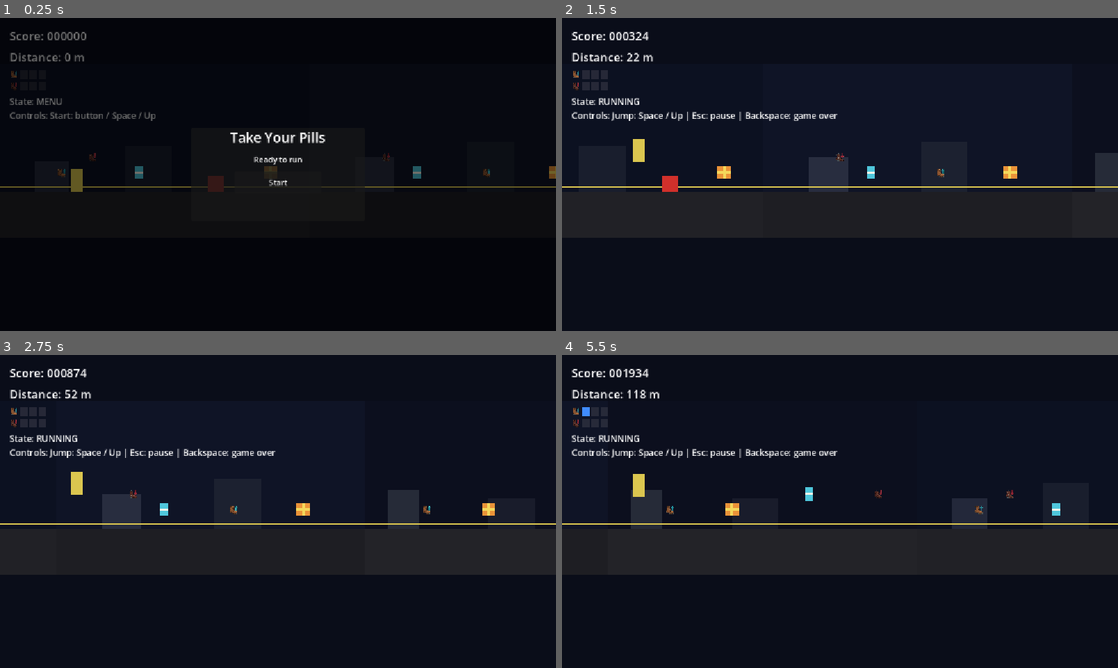
Above: before the commit, frames 1-4 (two rows, left to right).
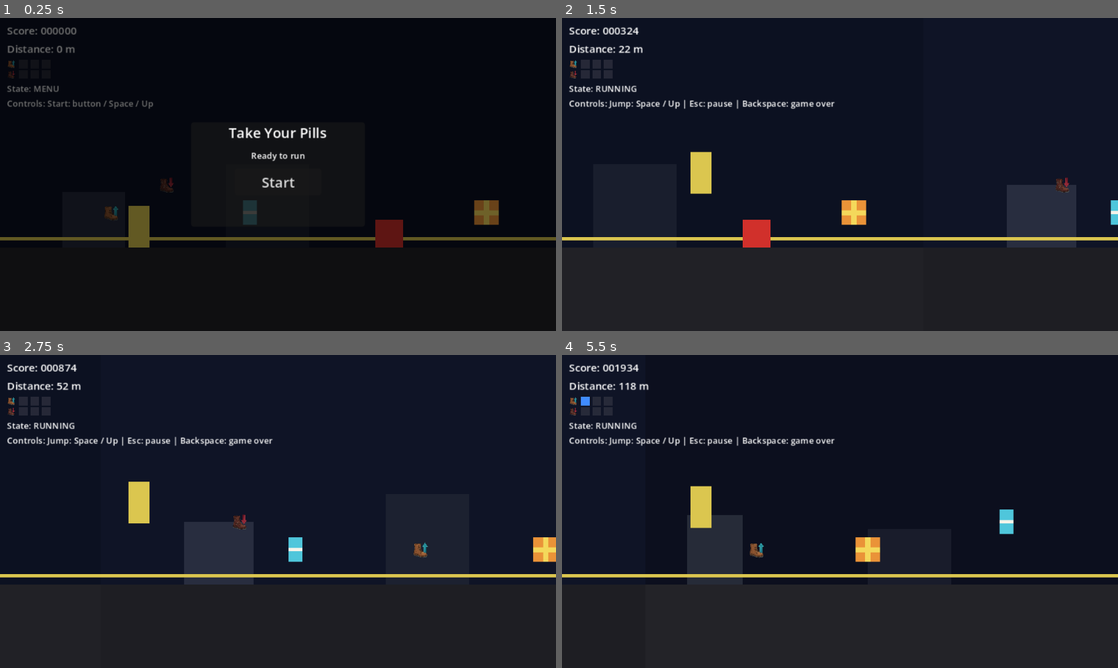
Above: after the commit, the same moments.

Repository: v-Kaefer/Take-Your-Pills
Game: Godot game, scene res://scenes/game/game.tscn
Same seed, same stepped clock (60 frames per second), same inputs: the game is played once before the commit and once after it.
Inputs:
- Up to frame 1 (0.25 s): no input
- Up to frame 2 (1.5 s): click "Start" at 0.5 s; hold Up from 1.28 s (still down)
- Up to frame 3 (2.75 s): keep holding Up; tap Space (player_jump) at 1.52, 2.27 s
- Up to frame 4 (5.5 s): release Up at 2.78 s; hold Up 3.53-5.03 s; tap Space (player_jump) at 3.77, 4.52, 5.27 s

The runs differ from the first frame. In frame 1, 5.7% of the frame differs, in the area x 0-100%, y 2-74%; in frame 2, 9.0%; in frame 3, 8.5%; in frame 4, 29%, in the area x 0-100%, y 2-100%.

Commit message:
fix screen, camera and full space usage (US-19)

Diff:
--- a/project.godot
+++ b/project.godot
@@ -16,7 +16,7 @@
 
 config/name="Take Your Pills"
 run/main_scene="res://scenes/game/game.tscn"
-config/features=PackedStringArray("4.6")
+config/features=PackedStringArray("4.7")
 
 [autoload]
 
@@ -24,7 +24,12 @@
 
 [display]
 
+window/size/viewport_width=640
+window/size/viewport_height=360
+window/size/window_width_override=1280
+window/size/window_height_override=720
 window/stretch/mode="canvas_items"
+window/stretch/aspect="expand"
 
 [rendering]
 
--- a/scenes/game/game.tscn
+++ b/scenes/game/game.tscn
@@ -26,7 +26,6 @@
 color = Color(0.04, 0.05, 0.1, 1)
 
 [node name="World" type="Node2D" parent="."]
-position = Vector2(0, 96)
 
 [node name="Player" parent="World" instance=ExtResource("2")]
 position = Vector2(160, 240)
--- a/scenes/game/hud.tscn
+++ b/scenes/game/hud.tscn
@@ -12,14 +12,14 @@
 anchor_bottom = 1.0
 grow_horizontal = 2
 grow_vertical = 2
-theme_override_constants/margin_left = 20
-theme_override_constants/margin_top = 20
-theme_override_constants/margin_right = 20
-theme_override_constants/margin_bottom = 20
+theme_override_constants/margin_left = 8
+theme_override_constants/margin_top = 6
+theme_override_constants/margin_right = 8
+theme_override_constants/margin_bottom = 6
 
 [node name="VBoxContainer" type="VBoxContainer" parent="MarginContainer"]
 layout_mode = 2
-theme_override_constants/separation = 10
+theme_override_constants/separation = 4
 
 [node name="BoostTimerLabel" type="Label" parent="."]
 anchors_preset = 0
@@ -27,30 +27,30 @@
 anchor_top = 0.0
 anchor_right = 1.0
 anchor_bottom = 0.0
-offset_left = -190.0
-offset_top = 18.0
-offset_right = -20.0
-offset_bottom = 40.0
+offset_left = -120.0
+offset_top = 6.0
+offset_right = -8.0
+offset_bottom = 22.0
 grow_horizontal = 0
 grow_vertical = 0
 horizontal_alignment = 2
-theme_override_font_sizes/font_size = 18
+theme_override_font_sizes/font_size = 10
 text = ""
 visible = false
 
 [node name="ScoreLabel" type="Label" parent="MarginContainer/VBoxContainer"]
 layout_mode = 2
-theme_override_font_sizes/font_size = 24
+theme_override_font_sizes/font_size = 12
 text = "Score: 000000"
 
 [node name="DistanceLabel" type="Label" parent="MarginContainer/VBoxContainer"]
 layout_mode = 2
-theme_override_font_sizes/font_size = 24
+theme_override_font_sizes/font_size = 12
 text = "Distance: 0 m"
 
 [node name="SpeedContainer" type="VBoxContainer" parent="MarginContainer/VBoxContainer"]
 layout_mode = 2
-theme_override_constants/separation = 6
+theme_override_constants/separation = 2
 
 [node name="SpeedUpContainer" type="HBoxContainer" parent="MarginContainer/VBoxContainer/SpeedContainer"]
 layout_mode = 2
@@ -63,7 +63,7 @@
 
 [node name="SpeedUpIcon" type="TextureRect" parent="MarginContainer/VBoxContainer/SpeedContainer/SpeedUpContainer"]
 layout_mode = 2
-custom_minimum_size = Vector2(18, 18)
+custom_minimum_size = Vector2(10, 10)
 expand_mode = 1
 stretch_mode = 5
 
@@ -73,17 +73,17 @@
 
 [node name="SpeedUpStripe0" type="ColorRect" parent="MarginContainer/VBoxContainer/SpeedContainer/SpeedUpContainer/SpeedUpStripes"]
 layout_mode = 2
-custom_minimum_size = Vector2(16, 6)
+custom_minimum_size = Vector2(10, 4)
 color = Color(0.25, 0.25, 0.3, 0.5)
 
 [node name="SpeedUpStripe1" type="ColorRect" parent="MarginContainer/VBoxContainer/SpeedContainer/SpeedUpContainer/SpeedUpStripes"]
 layout_mode = 2
-custom_minimum_size = Vector2(16, 6)
+custom_minimum_size = Vector2(10, 4)
 color = Color(0.25, 0.25, 0.3, 0.5)
 
 [node name="SpeedUpStripe2" type="ColorRect" parent="MarginContainer/VBoxContainer/SpeedContainer/SpeedUpContainer/SpeedUpStripes"]
 layout_mode = 2
-custom_minimum_size = Vector2(16, 6)
+custom_minimum_size = Vector2(10, 4)
 color = Color(0.25, 0.25, 0.3, 0.5)
 
 [node name="SpeedDownContainer" type="HBoxContainer" parent="MarginContainer/VBoxContainer/SpeedContainer"]
@@ -97,7 +97,7 @@
 
 [node name="SpeedDownIcon" type="TextureRect" parent="MarginContainer/VBoxContainer/SpeedContainer/SpeedDownContainer"]
 layout_mode = 2
-custom_minimum_size = Vector2(18, 18)
+custom_minimum_size = Vector2(10, 10)
 expand_mode = 1
 stretch_mode = 5
 
@@ -107,22 +107,22 @@
 
 [node name="SpeedDownStripe0" type="ColorRect" parent="MarginContainer/VBoxContainer/SpeedContainer/SpeedDownContainer/SpeedDownStripes"]
 layout_mode = 2
-custom_minimum_size = Vector2(16, 6)
+custom_minimum_size = Vector2(10, 4)
 color = Color(0.25, 0.25, 0.3, 0.5)
 
 [node name="SpeedDownStripe1" type="ColorRect" parent="MarginContainer/VBoxContainer/SpeedContainer/SpeedDownContainer/SpeedDownStripes"]
 layout_mode = 2
-custom_minimum_size = Vector2(16, 6)
+custom_minimum_size = Vector2(10, 4)
 color = Color(0.25, 0.25, 0.3, 0.5)
 
 [node name="SpeedDownStripe2" type="ColorRect" parent="MarginContainer/VBoxContainer/SpeedContainer/SpeedDownContainer/SpeedDownStripes"]
 layout_mode = 2
-custom_minimum_size = Vector2(16, 6)
+custom_minimum_size = Vector2(10, 4)
 color = Color(0.25, 0.25, 0.3, 0.5)
 
 [node name="StateLabel" type="Label" parent="MarginContainer/VBoxContainer"]
 layout_mode = 2
-theme_override_font_sizes/font_size = 18
+theme_override_font_sizes/font_size = 10
 text = "State: MENU\nControls: Start: button / Space"
 
 [node name="MainMenu" type="Control" parent="."]
@@ -146,30 +146,31 @@
 anchor_top = 0.5
 anchor_right = 0.5
 anchor_bottom = 0.5
-offset_left = -180.0
-offset_top = -96.0
-offset_right = 180.0
-offset_bottom = 96.0
+offset_left = -100.0
+offset_top = -60.0
+offset_right = 100.0
+offset_bottom = 60.0
 grow_horizontal = 2
 grow_vertical = 2
 
 [node name="VBoxContainer" type="VBoxContainer" parent="MainMenu/Panel"]
 layout_mode = 2
-theme_override_constants/separation = 14
+theme_override_constants/separation = 8
 
 [node name="TitleLabel" type="Label" parent="MainMenu/Panel/VBoxContainer"]
 layout_mode = 2
-theme_override_font_sizes/font_size = 28
+theme_override_font_sizes/font_size = 16
 text = "Take Your Pills"
 horizontal_alignment = 1
 
 [node name="SubtitleLabel" type="Label" parent="MainMenu/Panel/VBoxContainer"]
 layout_mode = 2
+theme_override_font_sizes/font_size = 10
 text = "Ready to run"
 horizontal_alignment = 1
 
 [node name="StartButton" type="Button" parent="MainMenu/Panel/VBoxContainer"]
-custom_minimum_size = Vector2(180, 44)
+custom_minimum_size = Vector2(100, 28)
 layout_mode = 2
 size_flags_horizontal = 4
 text = "Start"
@@ -196,31 +197,31 @@
 anchor_top = 0.5
 anchor_right = 0.5
 anchor_bottom = 0.5
-offset_left = -160.0
-offset_top = -86.0
-offset_right = 160.0
-offset_bottom = 86.0
+offset_left = -90.0
+offset_top = -55.0
+offset_right = 90.0
+offset_bottom = 55.0
 grow_horizontal = 2
 grow_vertical = 2
 
 [node name="VBoxContainer" type="VBoxContainer" parent="PauseMenu/Panel"]
 layout_mode = 2
-theme_override_constants/separation = 12
+theme_override_constants/separation = 6
 
 [node name="TitleLabel" type="Label" parent="PauseMenu/Panel/VBoxContainer"]
 layout_mode = 2
-theme_override_font_sizes/font_size = 26
+theme_override_font_sizes/font_size = 14
 text = "Paused"
 horizontal_alignment = 1
 
 [node name="ResumeButton" type="Button" parent="PauseMenu/Panel/VBoxContainer"]
-custom_minimum_size = Vector2(160, 42)
+custom_minimum_size = Vector2(100, 26)
 layout_mode = 2
 size_flags_horizontal = 4
 text = "Resume"
 
 [node name="RestartButton" type="Button" parent="PauseMenu/Panel/VBoxContainer"]
-custom_minimum_size = Vector2(160, 42)
+custom_minimum_size = Vector2(100, 26)
 layout_mode = 2
 size_flags_horizontal = 4
 text = "Restart"
@@ -247,30 +248,31 @@
 anchor_top = 0.5
 anchor_right = 0.5
 anchor_bottom = 0.5
-offset_left = -180.0
-offset_top = -96.0
-offset_right = 180.0
-offset_bottom = 96.0
+offset_left = -100.0
+offset_top = -60.0
+offset_right = 100.0
+offset_bottom = 60.0
 grow_horizontal = 2
 grow_vertical = 2
 
 [node name="VBoxContainer" type="VBoxContainer" parent="GameOverMenu/Panel"]
 layout_mode = 2
-theme_override_constants/separation = 12
+theme_override_constants/separation = 6
 
 [node name="TitleLabel" type="Label" parent="GameOverMenu/Panel/VBoxContainer"]
 layout_mode = 2
-theme_override_font_sizes/font_size = 28
+theme_override_font_sizes/font_size = 16
 text = "Game Over"
 horizontal_alignment = 1
 
 [node name="FinalScoreLabel" type="Label" parent="GameOverMenu/Panel/VBoxContainer"]
 layout_mode = 2
+theme_override_font_sizes/font_size = 10
 text = "Final score: 000000"
 horizontal_alignment = 1
 
 [node name="RestartButton" type="Button" parent="GameOverMenu/Panel/VBoxContainer"]
-custom_minimum_size = Vector2(180, 44)
+custom_minimum_size = Vector2(100, 28)
 layout_mode = 2
 size_flags_horizontal = 4
 text = "Restart"
